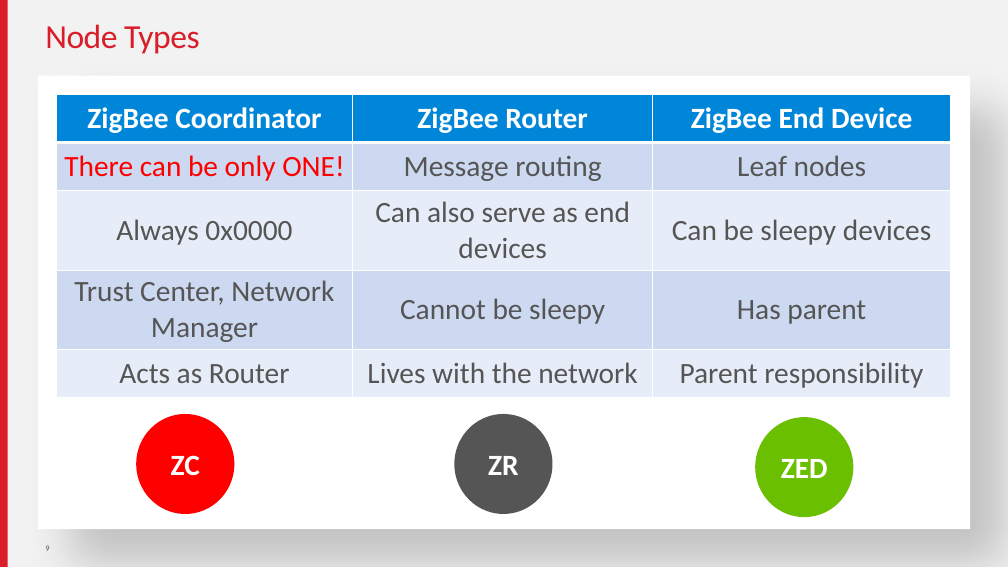
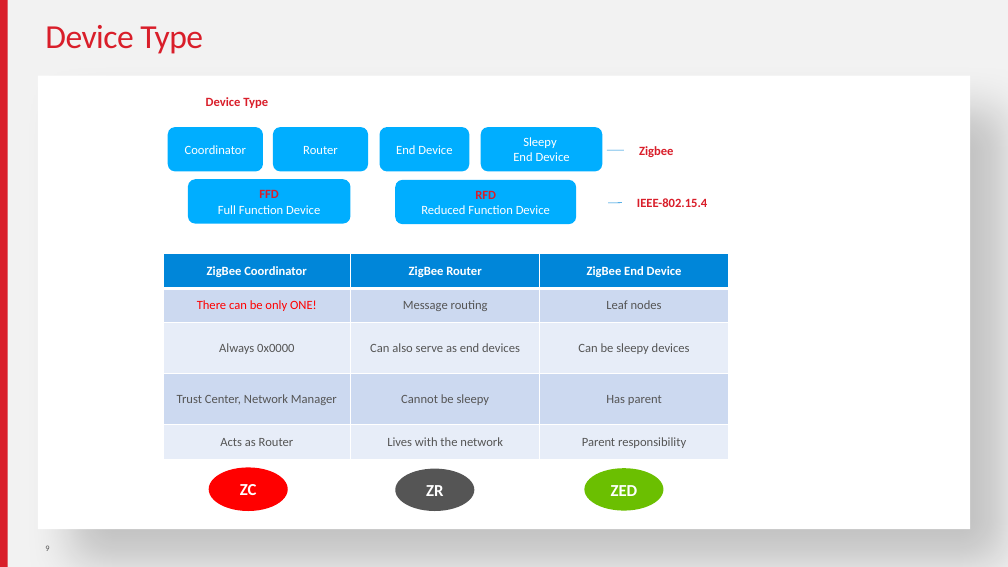
Before and after one commit to MarkDing/IoT-Developer-Boot-Camp-Wiki, a slide deck: slide 9 of zigbee/Zigbee Basic.pptx. Drawn at 1008x567 pixels with LibreOffice and Linux fonts; fonts in the diff are those of the drawing. Boxes give left, top, right and bottom in pixels: in the first picture for what was removed or moved away, otherwise in the second. Text is boxed around its words. In the diff, an @@ line names an element or a change of style, - is before the commit and + after.

```diff
--- a/zigbee/Zigbee Basic.pptx
+++ b/zigbee/Zigbee Basic.pptx
@@ title at [45,25,203,54]: text changed @@
-Node Types
+Device Type
@@ group added at [168,97,707,225]: 6 rounded rectangles, 3 texts, 2 lines @@
+FFD
+Full Function Device
+RFD
+Reduced Function Device
+Coordinator
+Router
+End Device
+Sleepy
+End Device
+Device Type
+Zigbee
+IEEE-802.15.4
@@ table at [163,254,728,459] @@
@@ size 28 to 12 pt @@
@@ table: place and size @@
-table at [56,95,951,395]
+table at [163,254,728,459]
@@ ellipse "ZC": place and size @@
-ellipse "ZC" at [136,414,234,514]
+ellipse "ZC" at [209,467,288,511]
@@ ellipse "ZR": place and size @@
-ellipse "ZR" at [454,414,553,514]
+ellipse "ZR" at [395,469,475,511]
@@ size 28 to 16 pt in 3 elements at [209,467,288,511], [395,469,475,511], [585,468,664,510] @@
@@ ellipse "ZED": place and size @@
-ellipse "ZED" at [755,417,854,517]
+ellipse "ZED" at [585,468,664,510]
```
Also in this commit, not shown: 11 other slides changed, 12 slides added, 10 slides removed, 5 other files.
